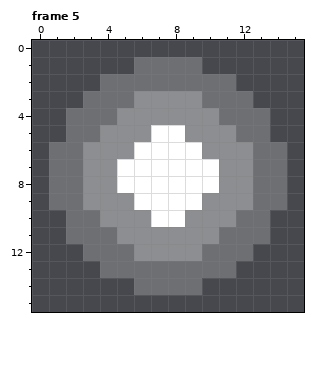
Pixel-art file: 设计与资源/Items.aseprite. Above is the file before it was changed.
16x16 pixels, 6 frames. Colours within 5 levels of each other are drawn and written as one. Shown: frame 5. The commit also changed other frames, which this record leaves out.
The same view after the edit:
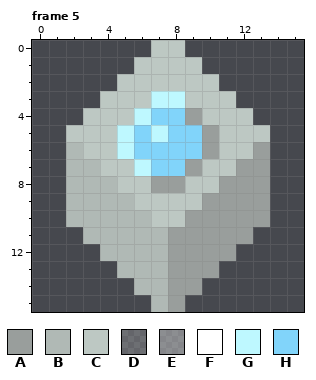
Palette (. is transparent): A #999e9c  B #b0b9b5  C #bdc8c3  D #ffffff36  E #ffffff61  F #ffffff  G #bef8ff  H #81d4fa
The exact change:
layer "element" now hidden
layer "ore" added
Changed rows in their new state; - is an unchanged pixel.
Frame 5:
first column x 1:
 0 ------CC------
 1 -----CCCC-----
 2 ---.CCCCCC.---
 3 --.CCCGGCCC.--
 4 -.CCCGHHACCC.-
 5 -CCCGHGHHACCC-
 6 .BCCGHHHHACCA.
 7 .BBCCGHHACCAA.
 8 .BBBCCAACCAAA.
 9 .BBBBCCCCAAAA.
10 -BBBBBCCAAAAA-
11 -.BBBBBAAAAA.-
12 --.BBBBAAAA.--
13 ---.BBBAAA.---
14 -----BBAA-----
15 ------BA------
